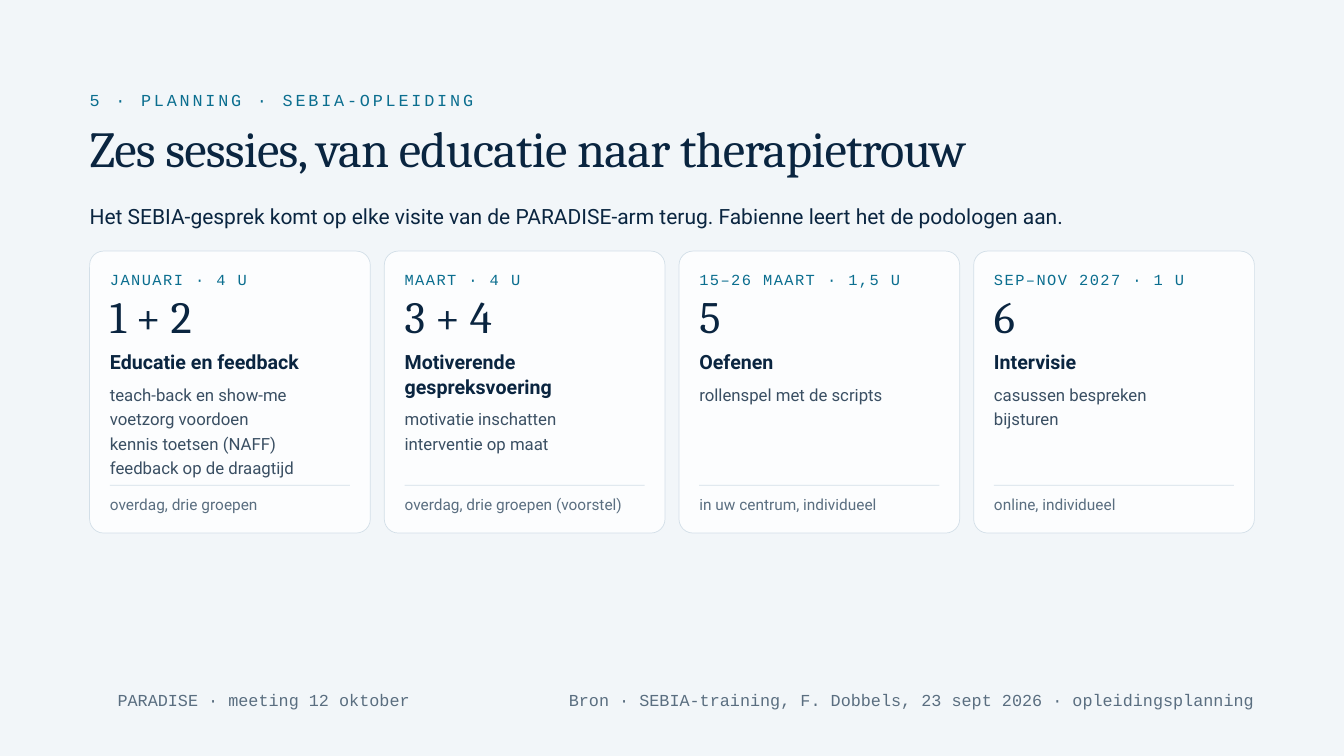
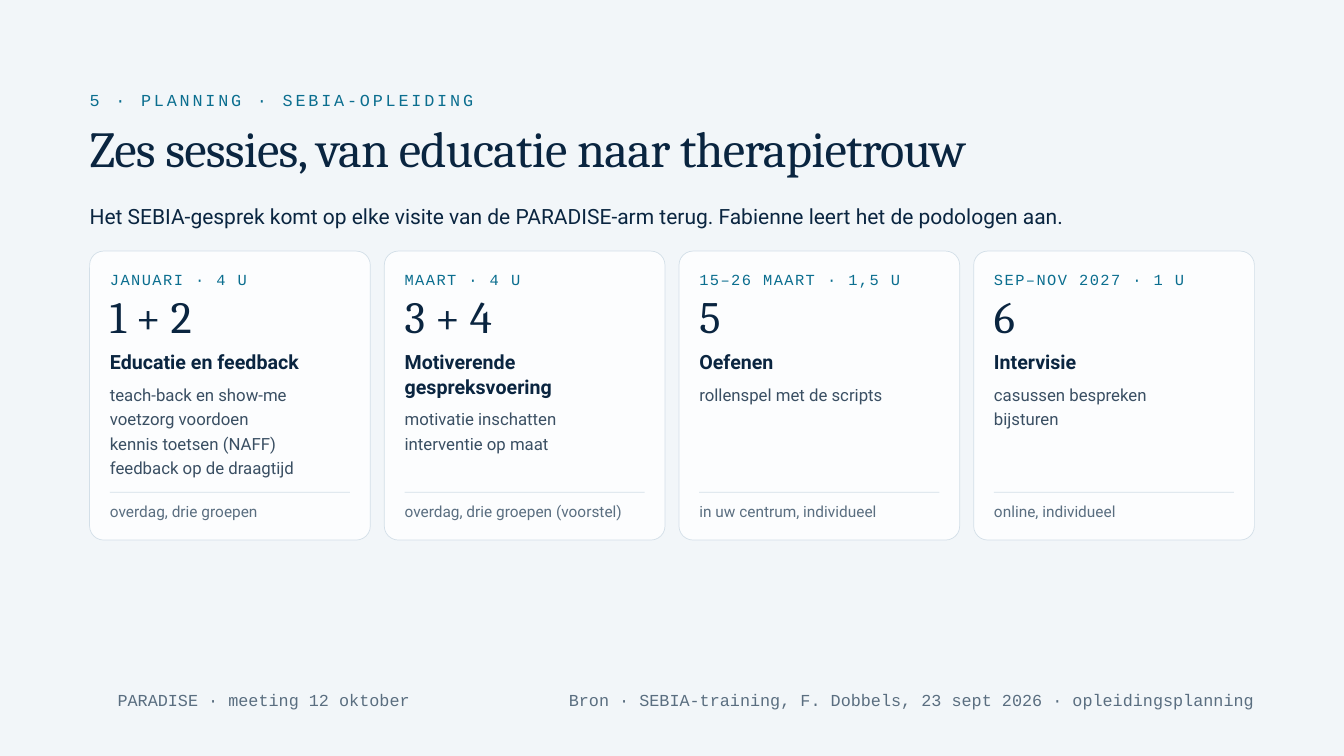
Before and after one commit to Dellfs/paradise-project, a slide deck: slide 18 of PARADISE_presentatie/webdecks/PARADISE_voetklinieken_12okt.pptx (slide 20 before the commit). Drawn at 1344x756 pixels with LibreOffice and Linux fonts; fonts in the diff are those of the drawing; background and template pictures are left out. Boxes give left, top, right and bottom in pixels: in the first picture for what was removed or moved away, otherwise in the second. Text is boxed around its words. In the diff, an @@ line names an element or a change of style, - is before the commit and + after.

```diff
--- a/PARADISE_presentatie/webdecks/PARADISE_voetklinieken_12okt.pptx
+++ b/PARADISE_presentatie/webdecks/PARADISE_voetklinieken_12okt.pptx
@@ rounded rectangle: place and size @@
-rounded rectangle at [90,251,370,533]
+rounded rectangle at [90,251,370,540]
@@ rounded rectangle: place and size @@
-rounded rectangle at [384,251,664,533]
+rounded rectangle at [384,251,664,540]
@@ rounded rectangle: place and size @@
-rounded rectangle at [680,251,960,533]
+rounded rectangle at [680,251,960,540]
@@ rounded rectangle: place and size @@
-rounded rectangle at [974,251,1254,533]
+rounded rectangle at [974,251,1254,540]
@@ 4 texts, 4 rectangles: place and size @@
-4 texts, 4 rectangles at [110,485,1234,513]
+4 texts, 4 rectangles at [110,492,1234,520]
```
Also in this commit, not shown: 1 other slide changed.
